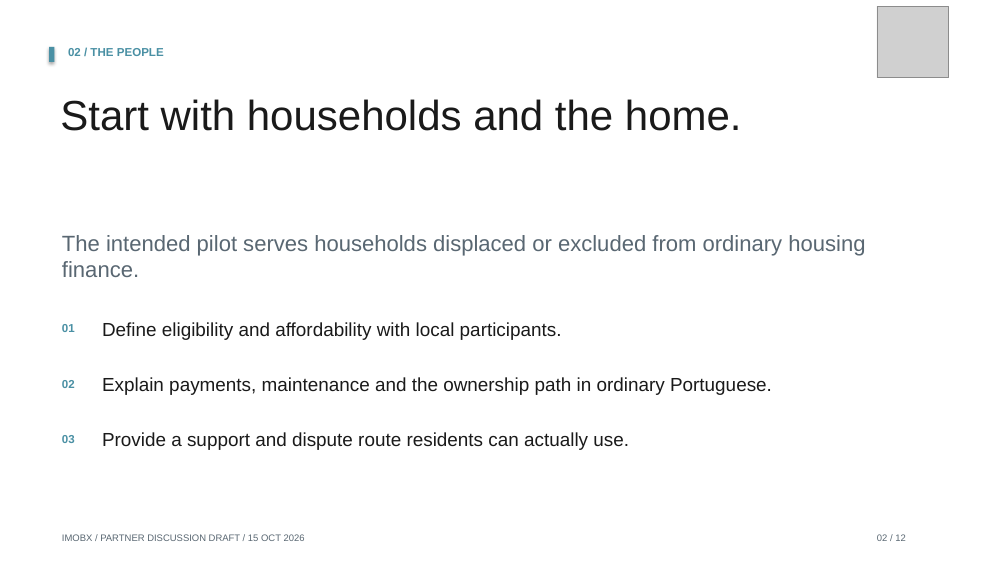
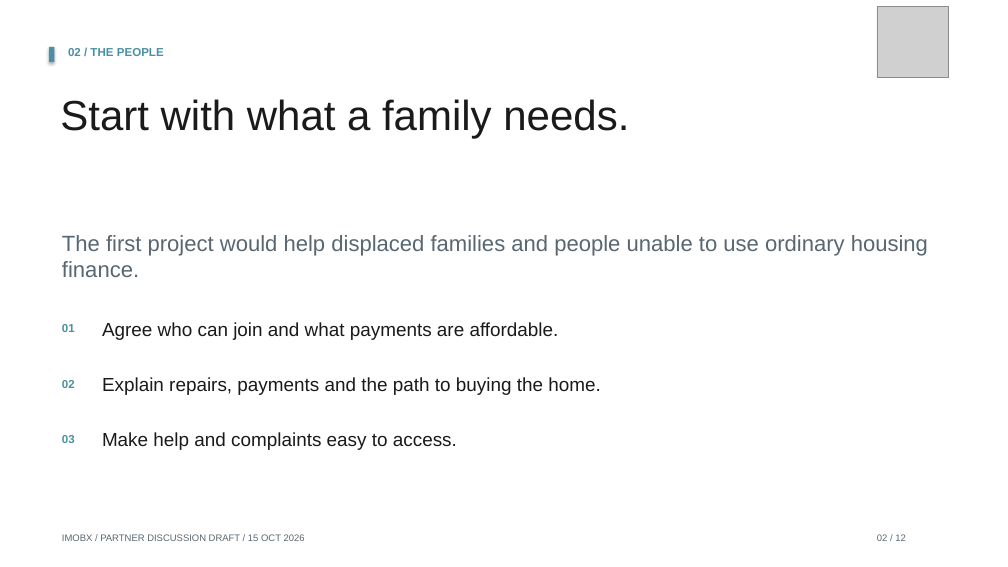
Before and after one commit to Siah-kin/imobx-website, a slide deck: slide 2 of pitchdeck.pptx. Drawn at 1008x567 pixels with LibreOffice and Linux fonts; fonts in the diff are those of the drawing; grey boxes stand for pictures. Boxes give left, top, right and bottom in pixels: in the first picture for what was removed or moved away, otherwise in the second. Text is boxed around its words. In the diff, an @@ line names an element or a change of style, - is before the commit and + after.

Commit message:
Explain the housing and DAO model in everyday language

```diff
--- a/pitchdeck.pptx
+++ b/pitchdeck.pptx
@@ text at box(60, 99, 629, 138): text changed @@
-Start with households and the home.
+Start with what a family needs.
@@ text at box(62, 235, 928, 277): text changed @@
-The intended pilot serves households displaced or excluded from ordinary housing finance.
+The first project would help displaced families and people unable to use ordinary housing finance.
@@ text at box(102, 322, 559, 340): text changed @@
-Define eligibility and affordability with local participants.
+Agree who can join and what payments are affordable.
@@ text at box(102, 377, 601, 395): text changed @@
-Explain payments, maintenance and the ownership path in ordinary Portuguese.
+Explain repairs, payments and the path to buying the home.
@@ text at box(102, 432, 457, 450): text changed @@
-Provide a support and dispute route residents can actually use.
+Make help and complaints easy to access.
```
Also in this commit, not shown: 11 other slides changed, 26 other files.
